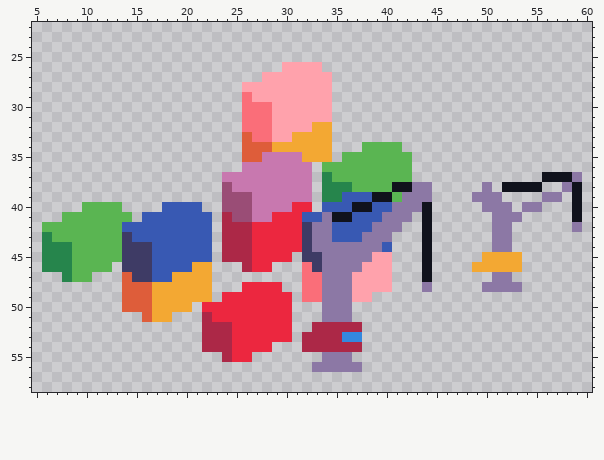
Pixel-art sprite, stored at Cold-Conquest-Root/res/ship-yard.png. This is how it looked before the edit.
The file is 64x64 pixels. Shown: x 5..60, y 22..58.
Once edited:
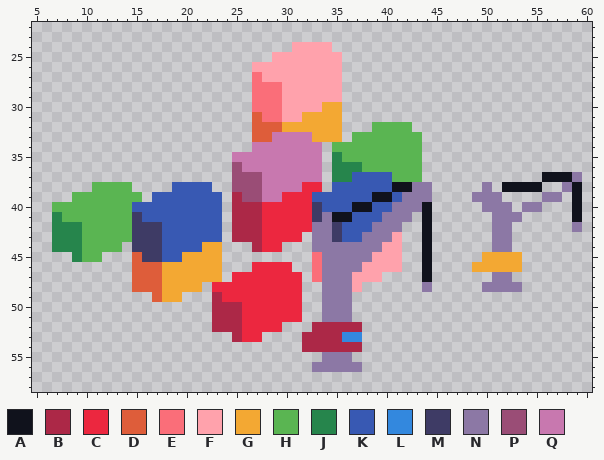
Palette (. is transparent): A #10121c  B #ac2847  C #ec273f  D #de5d3a  E #fa6e79  F #ffa2ac  G #f3a833  H #5ab552  J #26854c  K #3859b3  L #3388de  M #3e3b65  N #8c78a5  P #9a4d76  Q #c878af
Difference:
@@ x 5..60 @@
 23 ........................................................
-24 ........................................................
-25 ........................................................
-26 .........................FFFF...........................
-27 .......................FFFFFFF..........................
-28 .....................FFFFFFFFF..........................
-29 .....................EFFFFFFFF..........................
-30 .....................EEEFFFFFF..........................
-31 .....................EEEFFFFFF..........................
-32 .....................EEEFFFFGG..........................
-33 .....................DEEFFGGGG..........................
-34 .....................DDDGGGGGG...HHHH...................
-35 .....................DDQQQQGGG.HHHHHHH..................
-36 .....................QQQQQQQ.HHHHHHHHH..................
-37 ...................QQQQQQQQQ.JHHHHHHHH.............AAAN.
-38 ...................PQQQQQQQQ.JJJHHHHAANN.....N.AAAA..NA.
-39 ...................PPPQQQQQQ.JJKKKAAHNNN....NNN....NN.A.
-40 .....HHHH....KKKK..PPPQQQQCC.KKKAAKKNNNA.....NNN.NN...A.
-41 ...HHHHHHH.KKKKKKK.BPPQQCCCKKNAAKKKNNN.A......NNN.....A.
-42 .HHHHHHHHKKKKKKKKK.BBBCCCCCMNNKKKKNNN..A......NN......N.
-43 .JHHHHHHHMKKKKKKKK.BBBCCCCCMNNKKKNNN...A......NN........
-44 .JJJHHHHHMMMKKKKKK.BBBCCCCCMNNNNNNNK...A......NN........
-45 .JJJHHHHHMMMKKKKKK.BBBCCCC.MMNNNNNFF...A.....GGGG.......
-46 .JJJHHHH.MMMKKKKGG...BCC...EMNNNNFFF...A....GGGGG.......
-47 ...JHH...DMMKKGGGG.........EENNNFFFF...A......NN........
-48 .........DDDGGGGGG...CCCC..EENNNFFFF...N.....NNNN.......
-49 .........DDDGGGGGG.CCCCCCC.EENNNFF......................
-50 .........DDDGGGG.CCCCCCCCC...NNN........................
-51 ...........DGG...BCCCCCCCC...NNN........................
-52 .................BBBCCCCCC..BBBBB.......................
-53 .................BBBCCCCCC.BBBBLL.......................
-54 .................BBBCCCC...BBBBBB.......................
-55 ...................BCC.......NNN........................
+24 ..........................FFFF..........................
+25 ........................FFFFFFF.........................
+26 ......................FFFFFFFFF.........................
+27 ......................EFFFFFFFF.........................
+28 ......................EEEFFFFFF.........................
+29 ......................EEEFFFFFF.........................
+30 ......................EEEFFFFGG.........................
+31 ......................DEEFFGGGG.........................
+32 ......................DDDGGGGGG...HHHH..................
+33 ......................DDQQQQGGG.HHHHHHH.................
+34 ......................QQQQQQQ.HHHHHHHHH.................
+35 ....................QQQQQQQQQ.JHHHHHHHH.................
+36 ....................PQQQQQQQQ.JJJHHHHHH.................
+37 ....................PPPQQQQQQ.JJKKKKHHH............AAAN.
+38 ......HHHH....KKKK..PPPQQQQCC.KKKKKKAANN.....N.AAAA..NA.
+39 ....HHHHHHH.KKKKKKK.BPPQQCCCKKKKKKAAKNNN....NNN....NN.A.
+40 ..HHHHHHHHKKKKKKKKK.BBBCCCCCMKKKAAKKNNNA.....NNN.NN...A.
+41 ..JHHHHHHHMKKKKKKKK.BBBCCCCCMNAAKKKNNN.A......NNN.....A.
+42 ..JJJHHHHHMMMKKKKKK.BBBCCCCCNNMKKKNNN..A......NN......N.
+43 ..JJJHHHHHMMMKKKKKK.BBBCCCC.NNMKKNNNF..A......NN........
+44 ..JJJHHHH.MMMKKKKGG...BCC...NNNNNNNFF..A......NN........
+45 ....JHH...DMMKKGGGG.........ENNNNNFFF..A.....GGGG.......
+46 ..........DDDGGGGGG...CCCC..ENNNNFFFF..A....GGGGG.......
+47 ..........DDDGGGGGG.CCCCCCC.ENNNFFF....A......NN........
+48 ..........DDDGGGG.CCCCCCCCC..NNNF......N.....NNNN.......
+49 ............DGG...BCCCCCCCC..NNN........................
+50 ..................BBBCCCCCC..NNN........................
+51 ..................BBBCCCCCC..NNN........................
+52 ..................BBBCCCC...BBBBB.......................
+53 ....................BCC....BBBBLL.......................
+54 ...........................BBBBBB.......................
+55 .............................NNN........................
 56 ............................NNNNN.......................
